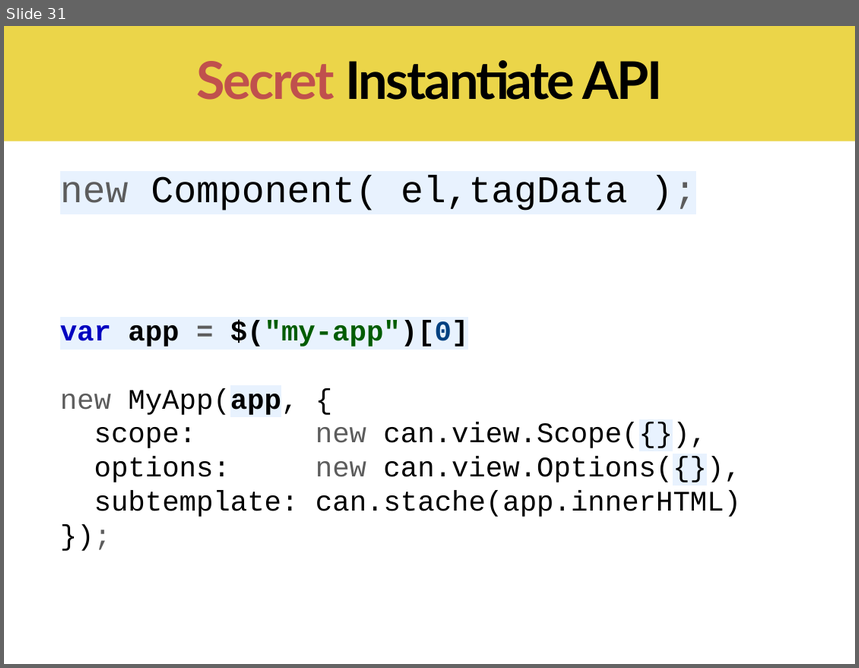
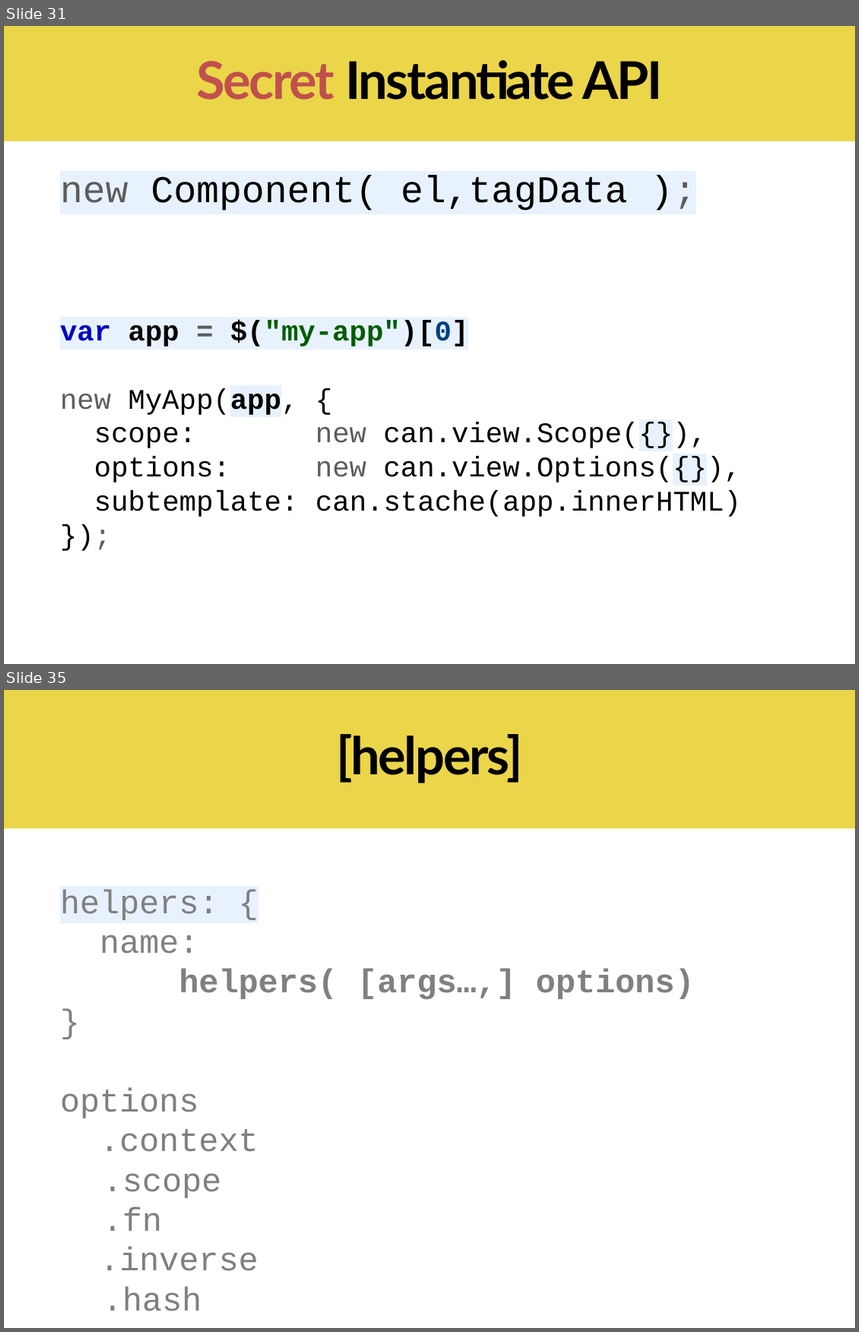
Before and after one commit to canjs/can-meetup, a slide deck: 6_component/canjs-component.pptx. Shown one above the other, each under a label of ours: slide 31 before the commit, slides 31 and 35 after it; the slides between them are not shown. The pictures are 859x668 and 859x1332 pixels, drawn with LibreOffice and Linux fonts; fonts in the diff are those of the drawing. Boxes give left, top, right and bottom in pixels: in the first picture for what was removed or moved away, otherwise in the second. Text is boxed around its words. In the diff, an @@ line names an element or a change of style, - is before the commit and + after.

```diff
--- a/6_component/canjs-component.pptx
+++ b/6_component/canjs-component.pptx
@@ slide 35 added at (4,690,855,1328), background #FFFFFF @@
@@ rectangle added at (4,690,855,829), fill #EBD549 @@
@@ text added at (336,734,522,783), 44 pt, text #000000, bold @@
+[helpers]
@@ text added at (60,889,695,1312), 28 pt, text #808080 @@
+helpers: {
+name:
+helpers( [args…,] options)
+}
+options
+.context
+.scope
+.fn
+.inverse
+.hash
```
Also in this commit, not shown: 7 slides changed, 5 other slides added, 20 slides removed, 16 other files.
